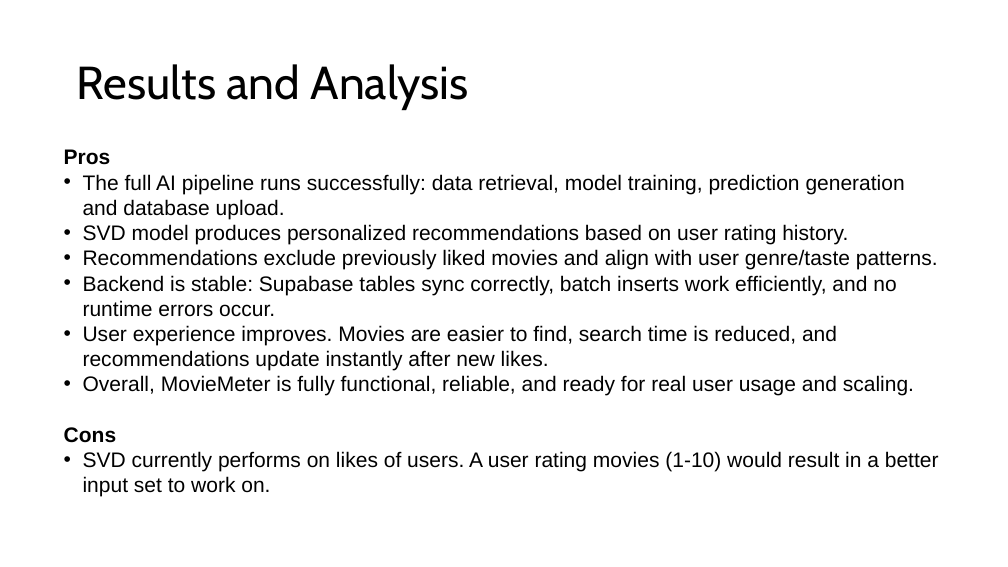
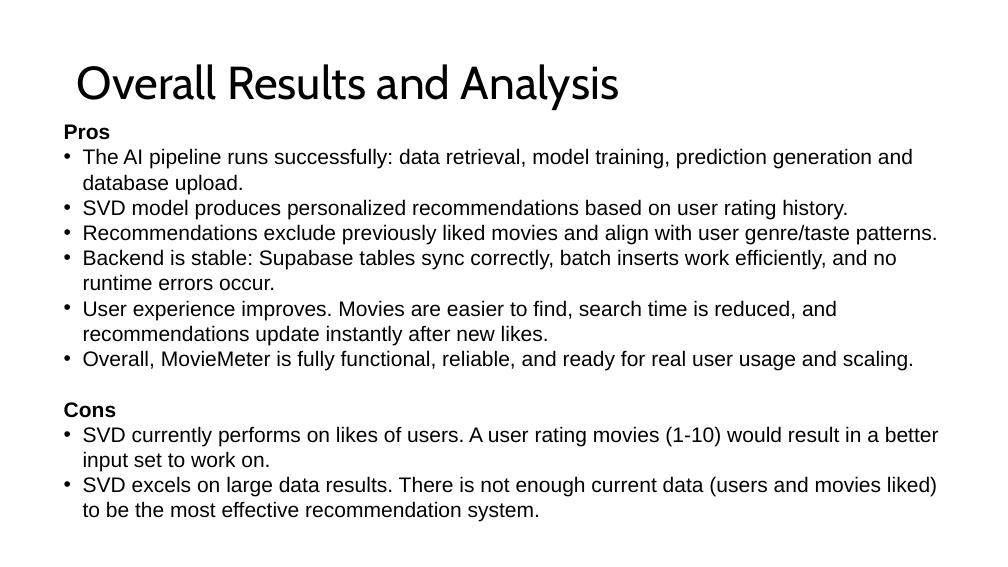
Before and after one commit to RaiiDeNx7/MovieMeter, a slide deck: slide 15 of Documentation/Final Presentation Slides.pptx (slide 9 before the commit). Drawn at 1008x567 pixels with LibreOffice and Linux fonts; fonts in the diff are those of the drawing. Boxes give left, top, right and bottom in pixels: in the first picture for what was removed or moved away, otherwise in the second. Text is boxed around its words. In the diff, an @@ line names an element or a change of style, - is before the commit and + after.

```diff
--- a/Documentation/Final Presentation Slides.pptx
+++ b/Documentation/Final Presentation Slides.pptx
@@ title at (77,64,619,110): text changed @@
-Results and Analysis
+Overall Results and Analysis
@@ text "Pros": place and size @@
-text "Pros" at (64,149,939,497)
+text "Pros" at (64,124,939,522)
@@ text at (83,148,913,194): text changed @@
-• The full AI pipeline runs successfully: data retrieval, model training, prediction generation and database upload.
+• The AI pipeline runs successfully: data retrieval, model training, prediction generation and database upload.
@@ text at (83,476,937,522): paragraph added @@
+• SVD excels on large data results. There is not enough current data (users and movies liked) to be the most effective recommendation system.
```
Also in this commit, not shown: 1 other slide changed, 6 slides added, 1 slide removed, 1 other file.
